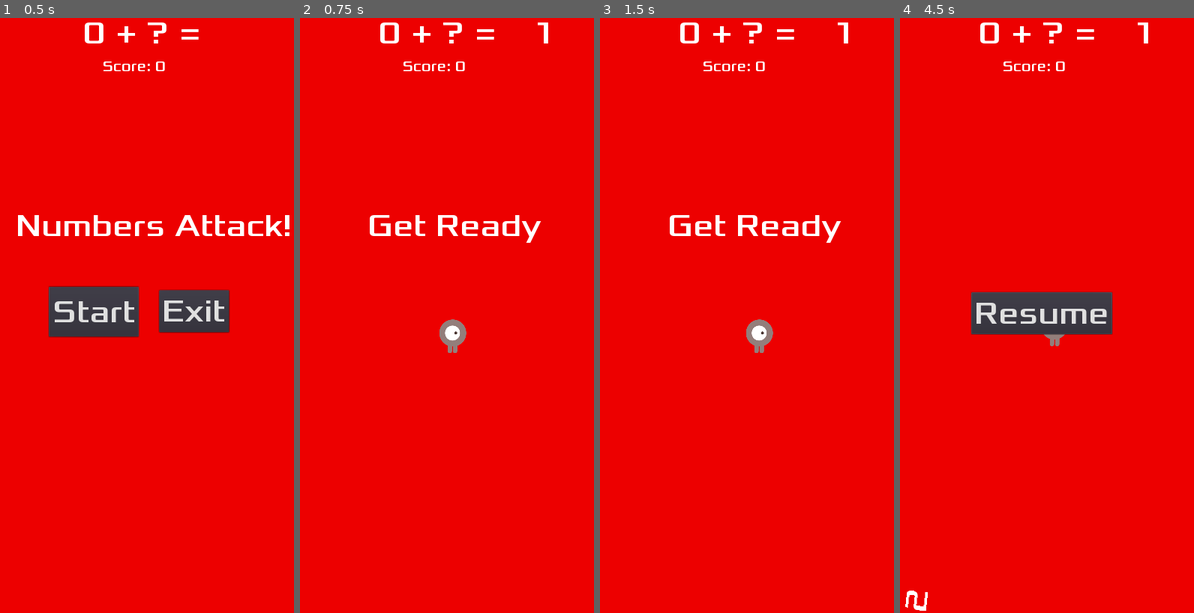
Above: before the commit, frames 1-4 (left to right).
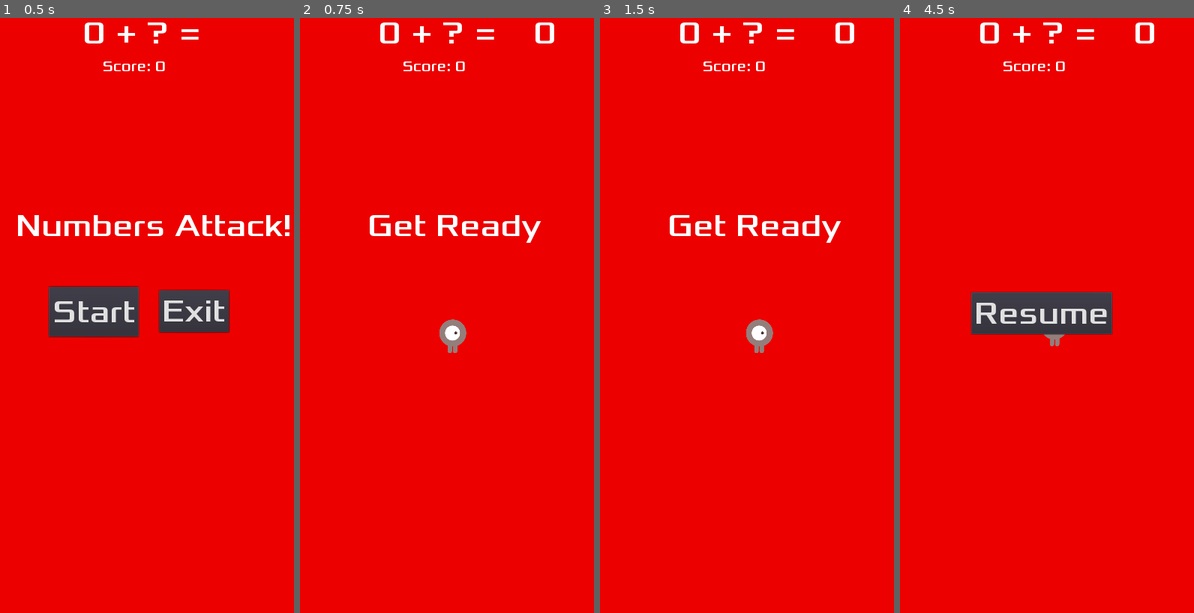
Above: after the commit, the same moments.

Repository: acs/numbers_attack
Game: Godot game, scene res://Main.tscn
The game is run twice, just before and just after one commit, with the same random seed, the same clock (stepped at 60 frames per second) and the same inputs.
Inputs (mouse positions are in pixels of both pictures, inside the frame that each line leads up to):
- Up to frame 1 (0.5 s): no input
- Up to frame 2 (0.75 s): click "Start" at 0.5 s
- Up to frame 3 (1.5 s): tap Enter at 1.25 s; move the mouse to (817, 285) at 1.27 s; hold Right (ui_right) from 1.28 s (still down); hold P from 1.28 s (still down); click (817, 285) at 1.42 s
- Up to frame 4 (4.5 s): move the mouse to (970, 345) at 2.02 s; release Right (ui_right) at 2.03 s; release P at 2.03 s; hold Down (ui_down) 2.03-2.75 s; tap P at 2.1, 4.35 s; click "Resume" at 2.75 s; tap Space at 3.5 s; move the mouse to (1076, 178) at 3.52 s; hold Right (ui_right) 3.53-4.28 s; hold P 3.53-4.28 s; move the mouse to (1023, 434) at 4.27 s; hold Up (ui_up) from 4.28 s (still down); click (1023, 434) at 4.42 s

Frame 1 is identical in both runs. In frame 2, 0.2% of the frame differs, in the area x 80-87%, y 0-5%; in frame 3, 0.2%; in frame 4, 0.3%, in the area x 1-87%, y 0-100%.

Commit message:
Refactor levels logic

Diff:
--- a/Main.gd
+++ b/Main.gd
@@ -6,29 +6,66 @@
 var mobs = false  # mobs active or not
 var operation  # operation for the game: add, subtract, multiply, divide
 var operations  # active operations
-var score
-var total
+var score = 0
+var total = 0
 
+var max_number
 
-const MAX_NUMBER = 4
-const MAX_NUMBER_MULTIPLY = 2
-const MAX_NUMBER_DIVIDE = 2
-const LEVEL1_SCORE = 3
-const LEVEL2_SCORE = 6
-const LEVEL3_SCORE = 9
-const LEVEL4_SCORE = 10  # add mobs
+var levels  # dict with the info about the levels of the game
+
+func init_levels():
+	# key is the score needed to reach the level
+	levels = {
+		0: {
+			"numbers_speed": 3,
+			"max_number": 2,
+			"operations": [$HUD.ADD],
+			"mobs": false
+		},
+		10: {
+			"numbers_speed": 2,
+			"max_number": 3,
+			"operations": [$HUD.ADD],
+			"mobs": true
+		},
+		20: {
+			"numbers_speed": 2,
+			"max_number": 3,
+			"operations": [$HUD.ADD, $HUD.SUBTRACT],
+			"mobs": false
+		},
+		30: {
+			"numbers_speed": 3,
+			"max_number": 2,
+			"operations": [$HUD.ADD, $HUD.SUBTRACT, $HUD.MULTIPLY],
+			"mobs": false
+		},
+		40: {
+			"numbers_speed": 2,
+			"max_number": 2,
+			"operations": [$HUD.ADD, $HUD.SUBTRACT, $HUD.MULTIPLY, $HUD.DIVIDE],
+			"mobs": true
+		}
+	}
+
+func check_level():
+	if score in levels:
+		operations = levels[score]["operations"]
+		mobs = levels[score]["mobs"]
+		$NumberTimer.wait_time = levels[score]["numbers_speed"]
+		max_number = levels[score]['max_number']
 
 func _ready():
 	randomize()
+	init_levels()
+	check_level()
 
 func new_game():
-	operations = [$HUD.ADD]
+	total = 0
+	score = 0
 	operation = operations[0]
-	score = 0
-	total = 0
-	# $HUD.update_score(score)
 	$HUD.update_score(score)
-	$HUD.update_goal(operation, total, MAX_NUMBER)
+	$HUD.update_goal(operation, total, max_number)
 	$HUD.show_message("Get Ready")
 	$Player.start($StartPosition.position)
 	$StartTimer.start()
@@ -47,16 +84,6 @@
 	$Player.hide()
 	$Music.stop()
 	$DeathSound.play()
-
-func check_level():
-	if score == LEVEL1_SCORE:
-		operations.append($HUD.SUBTRACT)
-	elif score == LEVEL2_SCORE:
-		operations.append($HUD.MULTIPLY)
-	elif score == LEVEL3_SCORE:
-		operations.append($HUD.DIVIDE)
-	elif score == LEVEL4_SCORE:
-		mobs = true
 
 func update_score():
 		score += 1
@@ -80,11 +107,11 @@
 		check_level()
 		operation = operations[randi() % operations.size()]
 		if operation == $HUD.MULTIPLY:
-			$HUD.update_goal(operation, total, MAX_NUMBER_MULTIPLY)
+			$HUD.update_goal(operation, total, max_number)
 		elif operation == $HUD.DIVIDE:
-			$HUD.update_goal(operation, total, MAX_NUMBER_DIVIDE)
+			$HUD.update_goal(operation, total, max_number)
 		else:
-			$HUD.update_goal(operation, total, MAX_NUMBER)
+			$HUD.update_goal(operation, total, max_number)
 		$Player.hit_number.queue_free()
 
 func add_number():
@@ -103,7 +130,7 @@
 	# Set the velocity (speed & direction).
 	number.linear_velocity = Vector2(rand_range(number.min_speed, number.max_speed), 0)
 	number.linear_velocity = number.linear_velocity.rotated(direction)
-	number.show_number(str(round(rand_range(0, MAX_NUMBER))))
+	number.show_number(str(round(rand_range(0, max_number))))
 
 func add_mob():
 	# Create a Mob instance and add it to the scene.
